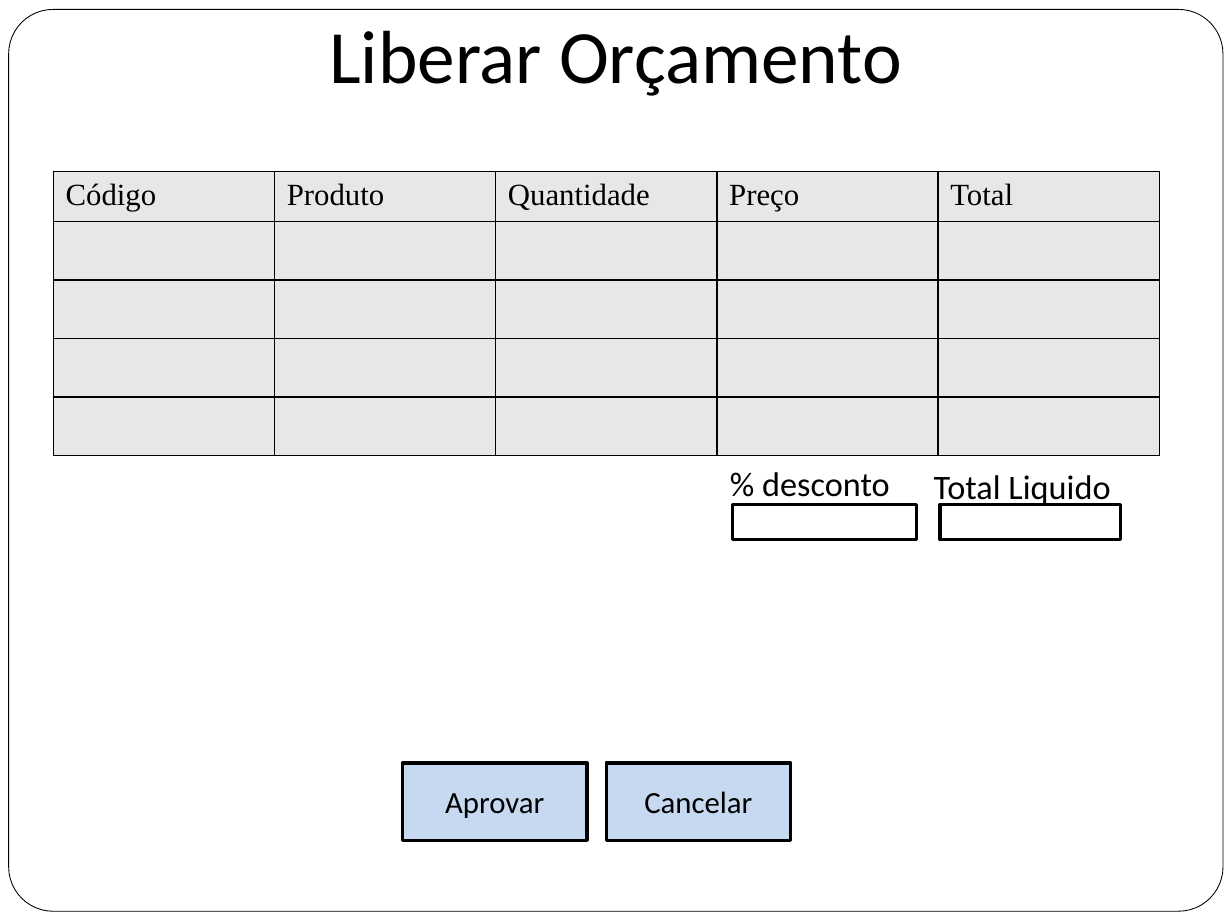
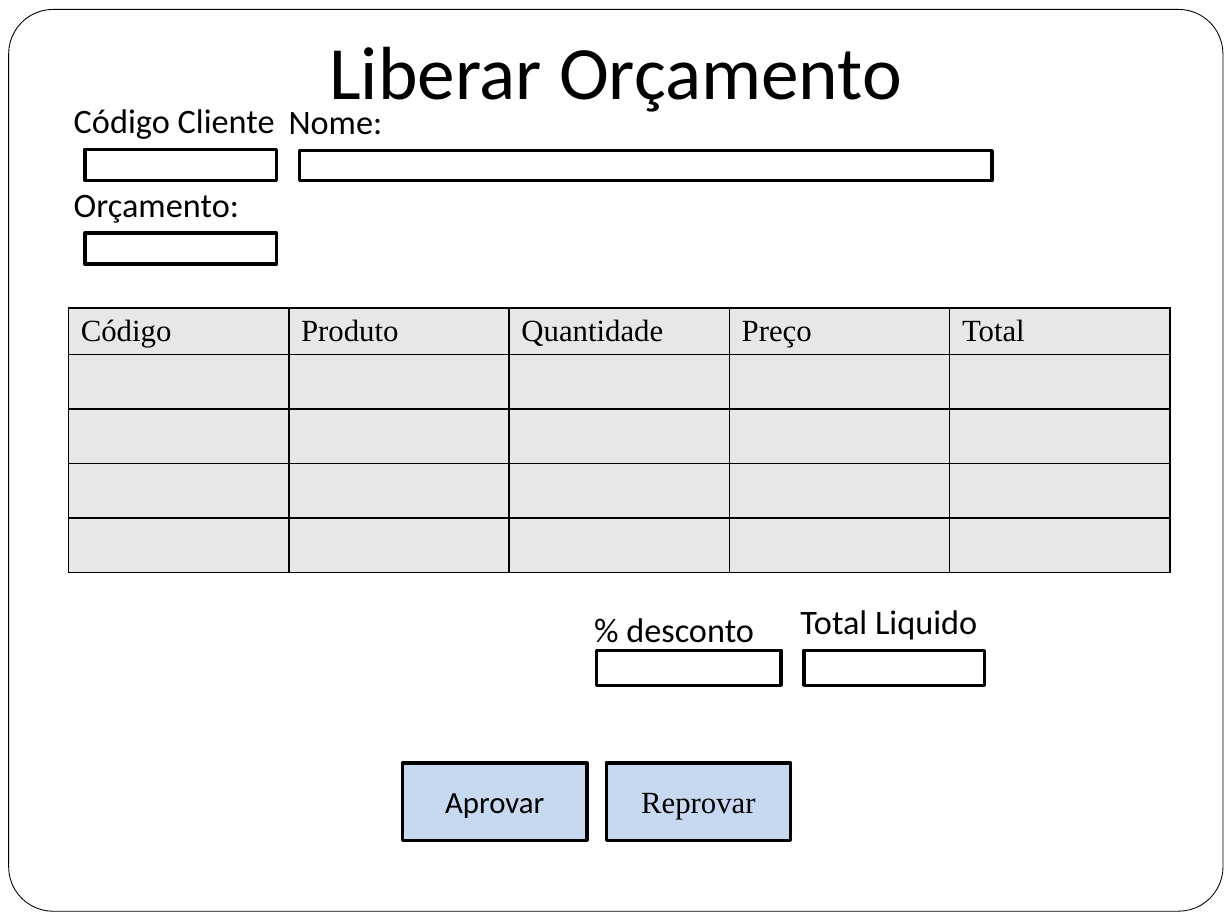
Before and after one commit to flaviochagas/PosGrupo4, a slide deck: slide 10 of Site/site/documentos/prototipos.pptx. Drawn at 1232x924 pixels with LibreOffice and Linux fonts; fonts in the diff are those of the drawing. Boxes give left, top, right and bottom in pixels: in the first picture for what was removed or moved away, otherwise in the second. Text is boxed around its words. In the diff, an @@ line names an element or a change of style, - is before the commit and + after.

```diff
--- a/Site/site/documentos/prototipos.pptx
+++ b/Site/site/documentos/prototipos.pptx
@@ text "Liberar Orçamento": place and size @@
-text "Liberar Orçamento" at (329,30,902,96)
+text "Liberar Orçamento" at (329,46,902,112)
@@ text added at (74,109,275,139), 20 pt, text #000000 @@
+Código Cliente
@@ text added at (289,112,383,135), 20 pt, text #000000 @@
+Nome:
@@ rectangle added at (85,149,277,180), fill #FFFFFF, outline #000000 2.01 pt @@
@@ rectangle added at (299,150,992,180), fill #FFFFFF, outline #000000 2.01 pt @@
@@ text added at (74,194,239,223), 20 pt, text #000000 @@
+Orçamento:
@@ rectangle added at (85,233,277,264), fill #FFFFFF, outline #000000 2.01 pt @@
@@ table: place and size @@
-table at (53,171,1162,456)
+table at (69,308,1172,575)
@@ text "Total Liquido": place and size @@
-text "Total Liquido" at (934,475,1110,508)
+text "Total Liquido" at (800,610,977,640)
@@ 2 rectangles, 1 text: place and size @@
-2 rectangles, 1 text at (732,472,1121,540)
+2 rectangles, 1 text at (596,618,986,686)
@@ text in rectangle at (641,792,755,820): text changed; font Calibri to Times New Roman @@
-Cancelar
+Reprovar
```
Also in this commit, not shown: 6 other slides changed, 1 other file.
